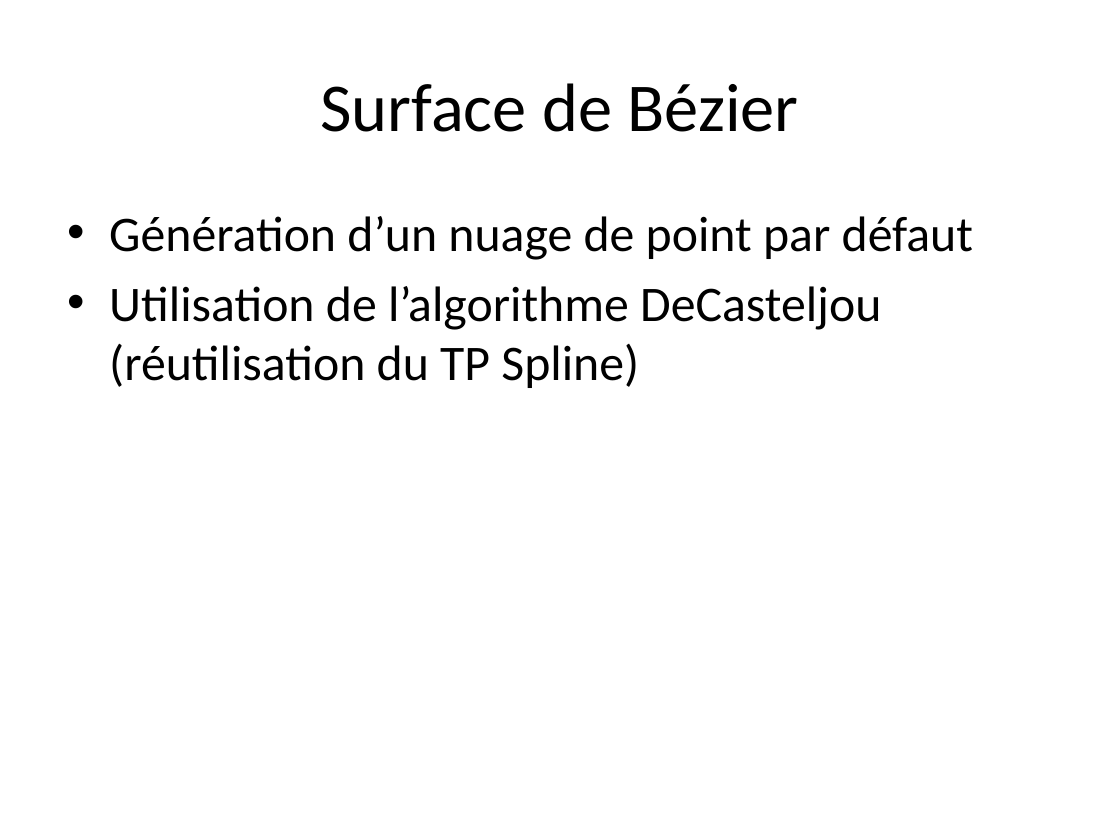
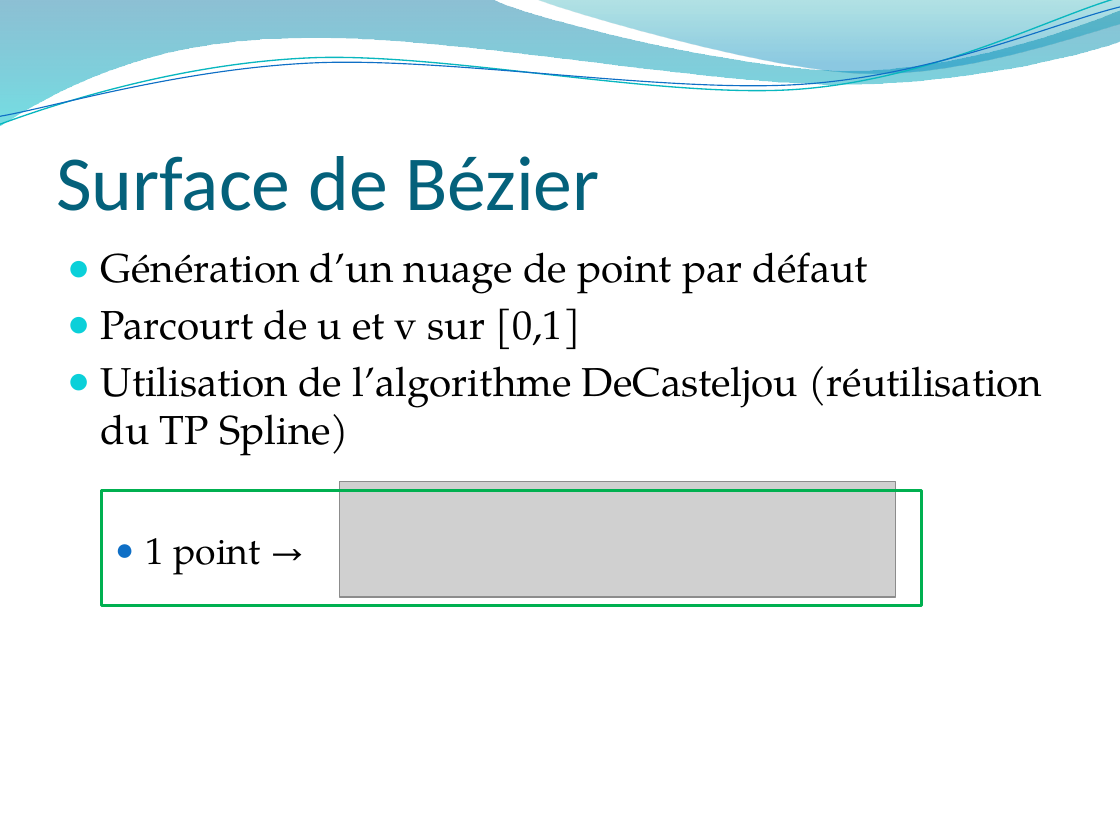
Before and after one commit to 3a-arthurkevin/Math-Modelisation-2D-3D, a slide deck: slide 9 of ProjetMathMod2D3D/PrésentationPartielMath.pptx (slide 6 before the commit). Drawn at 1120x840 pixels with LibreOffice and Linux fonts; fonts in the diff are those of the drawing; grey boxes stand for pictures; background and template pictures are left out. Boxes give left, top, right and bottom in pixels: in the first picture for what was removed or moved away, otherwise in the second. Text is boxed around its words. In the diff, an @@ line names an element or a change of style, - is before the commit and + after.

Commit message:
Update PPT
Complétion du PPT présentation
Ajout image
Enjolivement

> Manque plus que des screenshots de l'app

```diff
--- a/ProjetMathMod2D3D/PrésentationPartielMath.pptx
+++ b/ProjetMathMod2D3D/PrésentationPartielMath.pptx
@@ freeform shape added at <box>0,0,1120,127</box>, fill gradient #0074A1 to #00C6CF @@
@@ freeform shape added at <box>0,0,1120,131</box>, outline #0AB8BF 0.85 pt @@
@@ freeform shape added at <box>0,7,1120,125</box>, outline #0F6FC6 0.75 pt @@
@@ freeform shape added at <box>536,0,1120,77</box>, fill gradient #00A1A9 to #008BBF @@
@@ title "Surface de Bézier": place and size @@
-title "Surface de Bézier" at <box>320,83,799,132</box>
+title "Surface de Bézier" at <box>56,156,599,211</box>
@@ title "Surface de Bézier" at <box>56,156,599,211</box>: size 44 to 50 pt, text colour #000000 to #04617B; alignment centre to left; vertical alignment middle to bottom @@
@@ text "Génération d’un nuage de point ...": place and size @@
-text "Génération d’un nuage de point ..." at <box>109,216,973,388</box>
+text "Génération d’un nuage de point ..." at <box>101,252,1042,575</box>
@@ text at <box>101,252,1042,456</box>: size 32 to 26 pt, font Calibri to TeX Gyre Pagella in "Génération d’un nuage de point par défaut", "Utilisation de l’algorithme DeCasteljou (réutilisation du TP ..."; bullet • to ●; less space between paragraphs @@
@@ text at <box>101,308,580,349</box>: paragraph added @@
+● Parcourt de u et v sur [0,1]
@@ rectangle added at <box>102,491,922,605</box>, outline #00B050 2 pt @@
@@ picture added at <box>339,482,895,597</box> @@
@@ text at <box>145,538,260,575</box>: paragraph added @@
+  ● 1 point →
```
Also in this commit, not shown: 4 other slides changed, 7 slides added, 1 slide removed, 5 other files.
